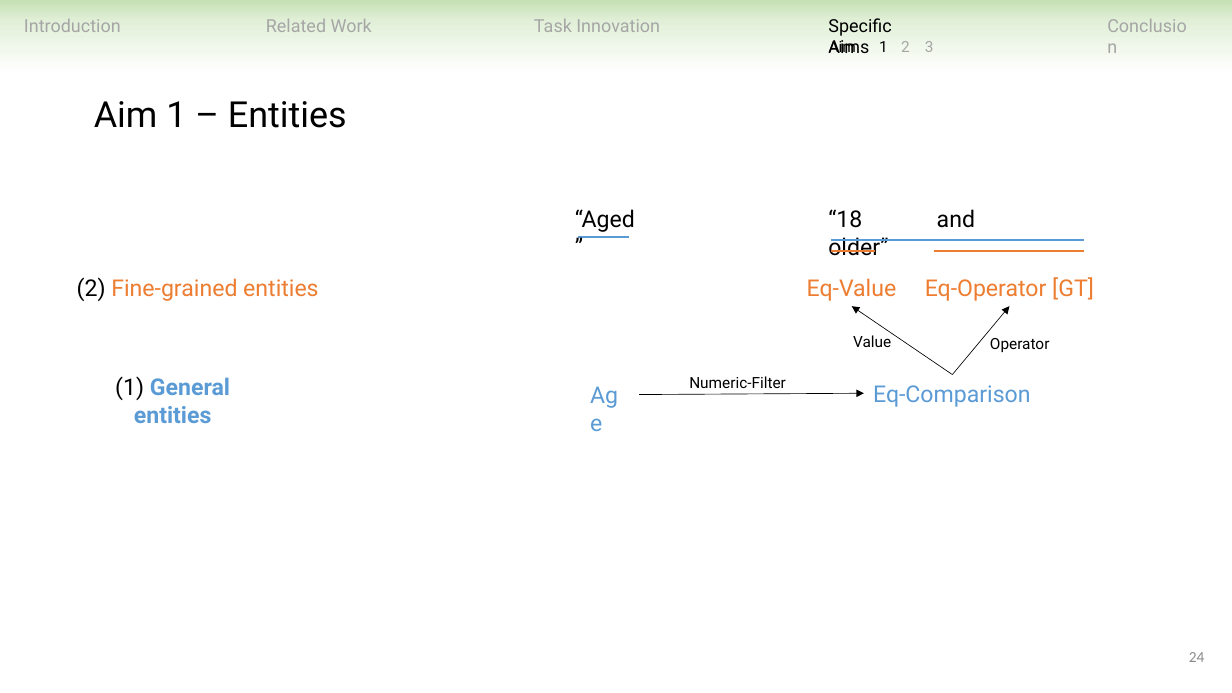
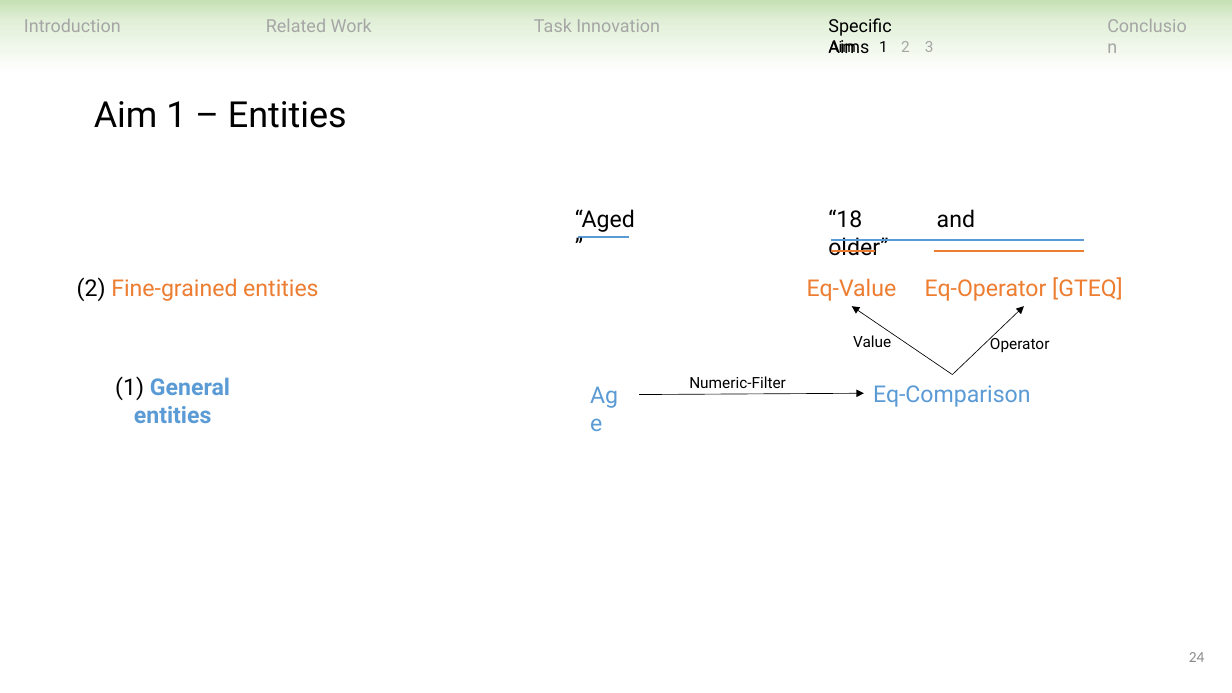
Before and after one commit to ndobb/dissertation, a slide deck: slide 24 of 4_general_exam/presentation/nic_dobbins_general_exam.pptx. Drawn at 1232x693 pixels with LibreOffice and Linux fonts; fonts in the diff are those of the drawing. Boxes give left, top, right and bottom in pixels: in the first picture for what was removed or moved away, otherwise in the second. Text is boxed around its words. In the diff, an @@ line names an element or a change of style, - is before the commit and + after.

```diff
--- a/4_general_exam/presentation/nic_dobbins_general_exam.pptx
+++ b/4_general_exam/presentation/nic_dobbins_general_exam.pptx
@@ text at bbox=[925, 277, 1123, 301]: text changed @@
-Eq-Operator [GT]
+Eq-Operator [GTEQ]
@@ arrow moved from (953, 374) - (1009, 306) to (953, 374) - (1024, 306) @@
```
Also in this commit, not shown: 11 other slides changed, 23 other files.
